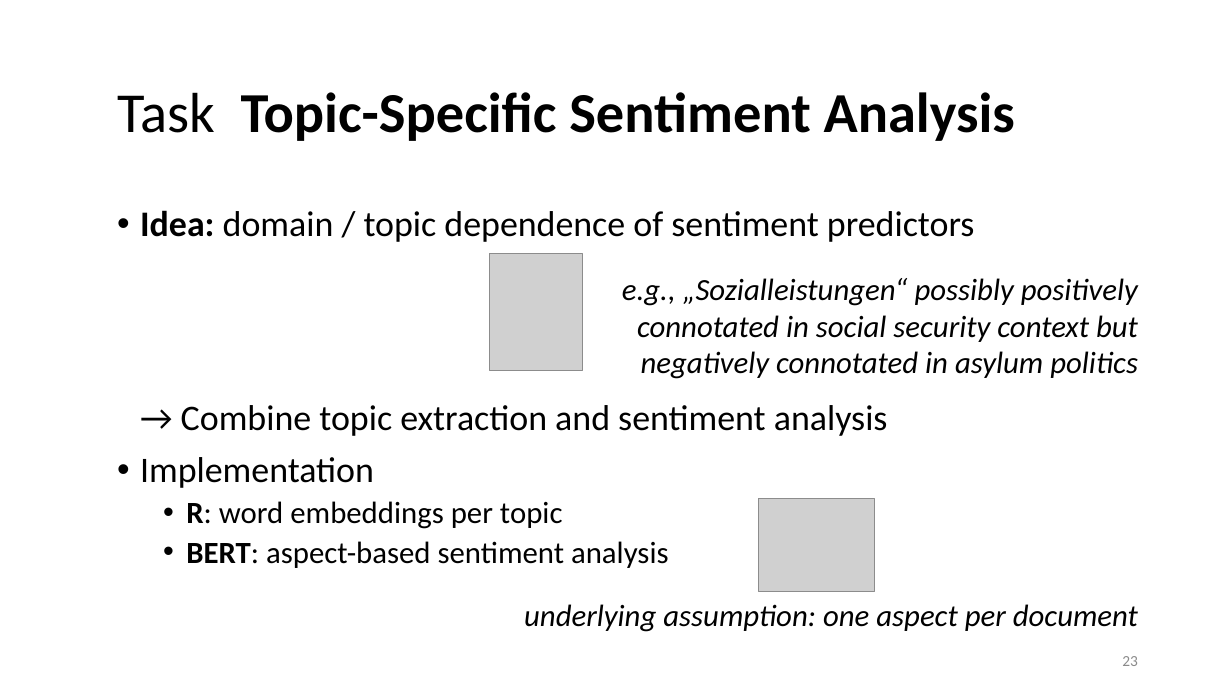
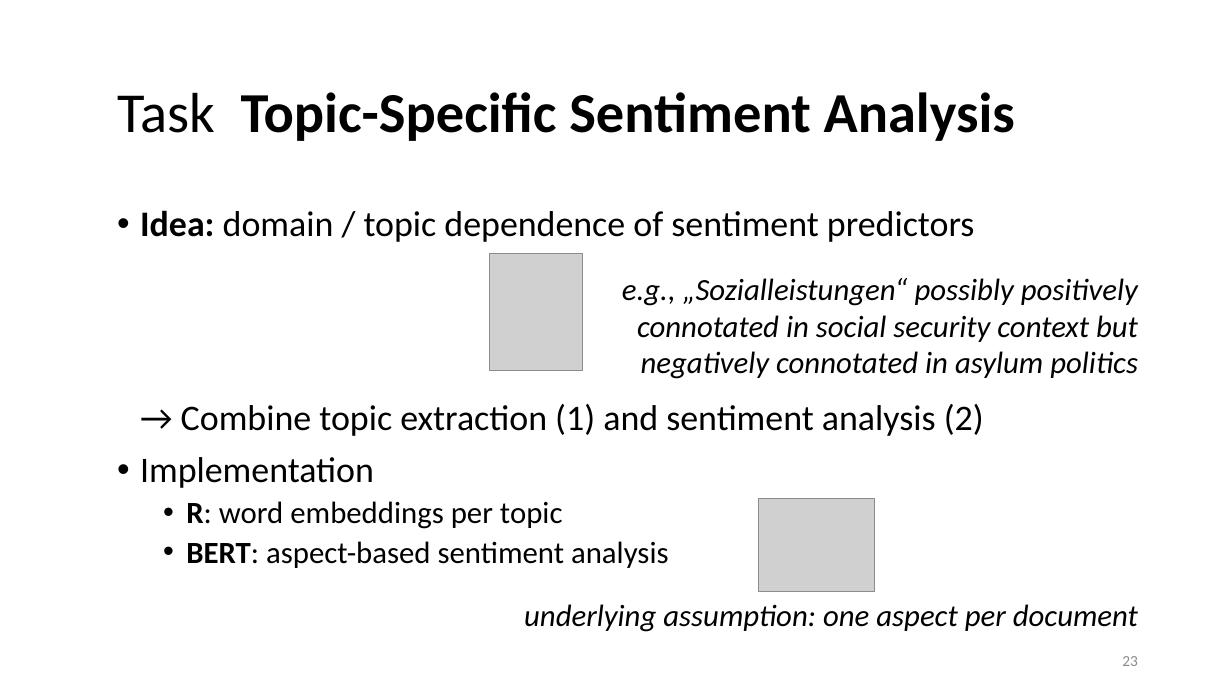
Before and after one commit to lisa-wm/consulting, a slide deck: slide 23 of 5_seminar/Contents_Part_01/Präsentation_Teil1.pptx. Drawn at 1232x693 pixels with LibreOffice and Linux fonts; fonts in the diff are those of the drawing; grey boxes stand for pictures. Boxes give left, top, right and bottom in pixels: in the first picture for what was removed or moved away, otherwise in the second. Text is boxed around its words. In the diff, an @@ line names an element or a change of style, - is before the commit and + after.

```diff
--- a/5_seminar/Contents_Part_01/Präsentation_Teil1.pptx
+++ b/5_seminar/Contents_Part_01/Präsentation_Teil1.pptx
@@ text at [140, 210, 984, 436]: text changed @@
-• Idea: domain / topic dependence of sentiment predictors
-  → Combine topic extraction and sentiment analysis
+• Idea: domain / topic dependence of sentiment predictors
+  → Combine topic extraction (1) and sentiment analysis (2)
```
Also in this commit, not shown: 1 other slide changed, 20 other files.
